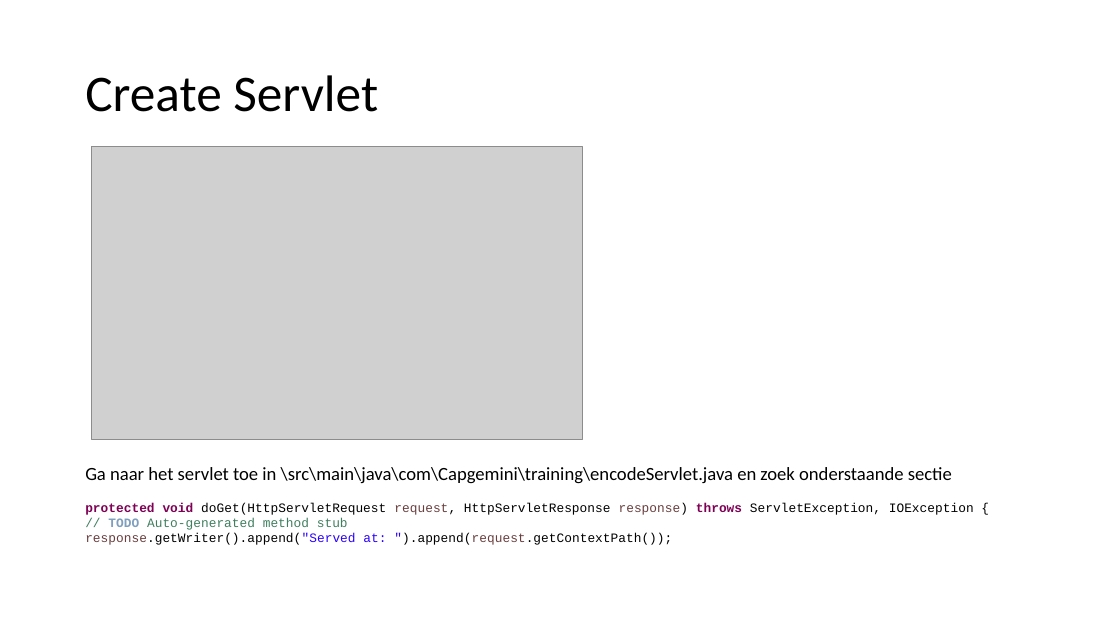
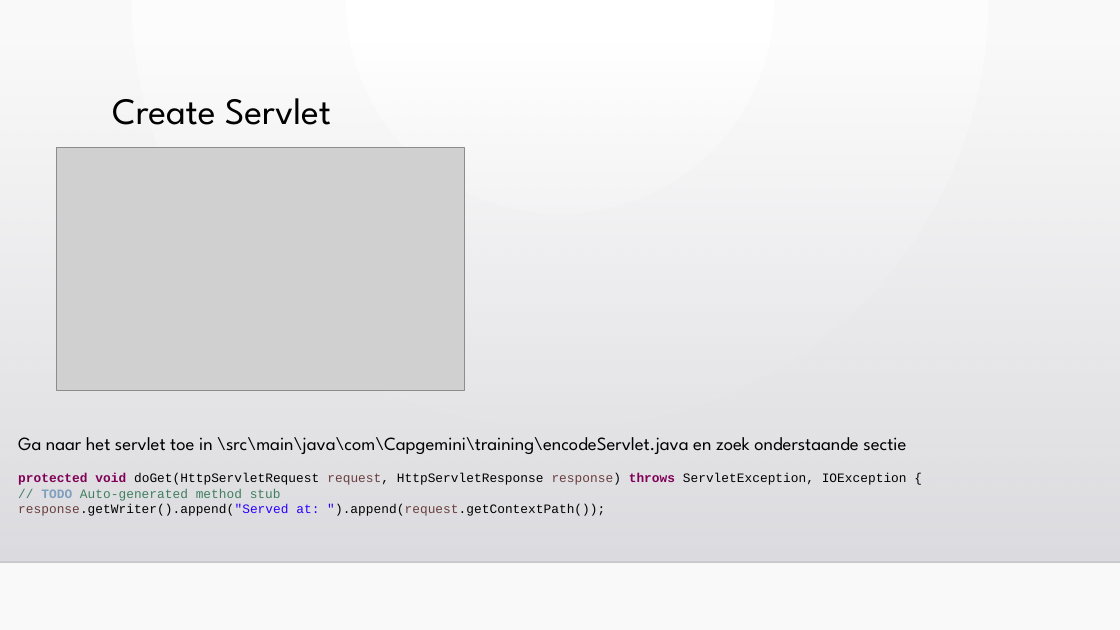
Before and after one commit to otcap/training, a slide deck: slide 17 of java/quickstart/presentatie/Java training - Quickstart.pptx (slide 16 before the commit). Drawn at 1120x630 pixels with LibreOffice and Linux fonts; fonts in the diff are those of the drawing; grey boxes stand for pictures; background and template pictures are left out. Boxes give left, top, right and bottom in pixels: in the first picture for what was removed or moved away, otherwise in the second. Text is boxed around its words. In the diff, an @@ line names an element or a change of style, - is before the commit and + after.

```diff
--- a/java/quickstart/presentatie/Java training - Quickstart.pptx
+++ b/java/quickstart/presentatie/Java training - Quickstart.pptx
@@ background #FFFFFF to gradient #FFFFFF to #FAFAFA @@
@@ rectangle added at (0,43,1120,562), fill gradient #DCDCE0 to #DEDEE2 @@
@@ title "Create Servlet": place and size @@
-title "Create Servlet" at (85,75,378,112)
+title "Create Servlet" at (112,98,331,125)
@@ title "Create Servlet" at (112,98,331,125): size 44 to 32 pt, font Calibri to League Spartan; vertical alignment middle to top @@
@@ picture: place and size @@
-picture at (92,146,582,439)
+picture at (57,147,465,391)
@@ text "Ga naar het servlet toe ...": place and size @@
-text "Ga naar het servlet toe ..." at (85,467,974,545)
+text "Ga naar het servlet toe ..." at (18,437,907,516)
@@ text at (18,437,906,454): font Calibri to League Spartan in "Ga naar het servlet toe in \src\main\java\com\Capgemini\trai ..." @@
@@ line added from (0, 562) to (1120, 562), #000001 1 pt @@
```
Also in this commit, not shown: 17 other slides changed, 1 slide added.
